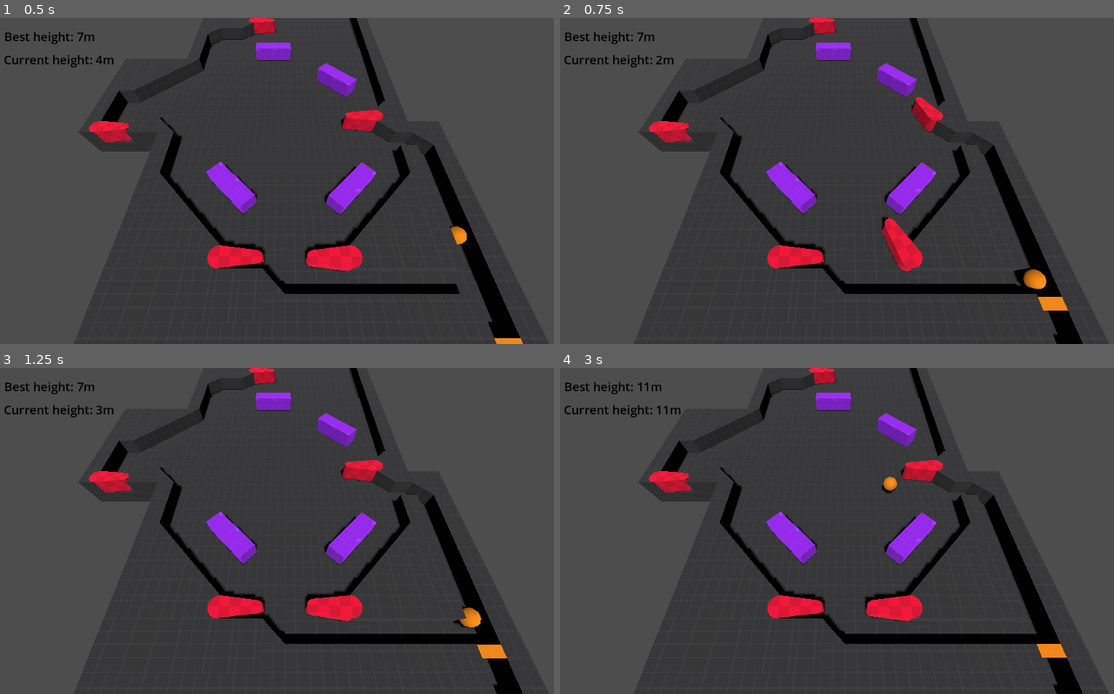
Above: before the commit, frames 1-4 (two rows, left to right).
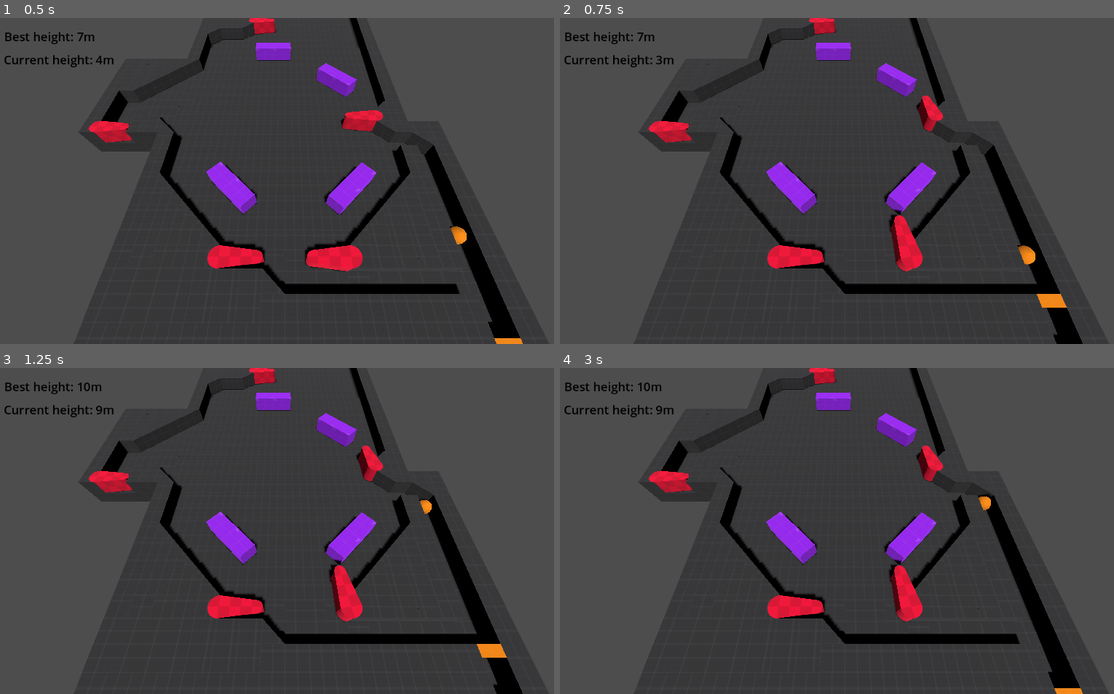
Above: after the commit, the same moments.

Repository: akashkatir/pin-boy
Game: Godot game, scene res://main.tscn
The game is run twice, just before and just after one commit, with the same random seed, the same clock (stepped at 60 frames per second) and the same inputs.
Inputs:
- Up to frame 1 (0.5 s): no input
- Up to frame 2 (0.75 s): hold D (right_flip) from 0.53 s (still down); hold Space (eject) from 0.53 s (still down)
- Up to frame 3 (1.25 s): keep holding D (right_flip); keep holding Space (eject)
- Up to frame 4 (3 s): release D (right_flip) at 1.28 s; release Space (eject) at 1.28 s; hold A (left_flip) 1.28-2.03 s; tap Space (eject) at 1.35, 2.85 s; hold Space (eject) 2.03-2.78 s; hold D (right_flip) from 2.03 s (still down)

Frame 1 is identical in both runs. In frame 2, 1.2% of the frame differs, in the area x 17-92%, y 12-90%; in frame 3, 1.7%; in frame 4, 2.1%, in the area x 15-95%, y 4-100%.

Commit message:
Change animation strategy for flippers.

Diff:
--- a/Map/flipper.gd
+++ b/Map/flipper.gd
@@ -1,28 +1,29 @@
 extends Node3D
 
-@export var invert = false;
+@export var right_flipper = false;
 # Time before a flip action can be pressed again and have an effect.
 @export var debounce_time = 0.4;
 
-var animation_name: String = "flip";
+var action_name: String = "left_flip"
+var animation_name: String = "left_flip";
 
 func _physics_process(_delta):
-	if Input.is_action_pressed("left_flip") and !invert:
+	if Input.is_action_just_pressed(action_name):
 		play_animation()
-	elif Input.is_action_just_pressed("right_flip") and invert:
-		play_animation()
+	if Input.is_action_just_released(action_name):
+		reset_animation()
 
 func play_animation() -> void:
-	if ($AnimationPlayer.is_playing() and
-		$AnimationPlayer.current_animation_position > debounce_time):
-		$AnimationPlayer.stop()
+	$AnimationPlayer.play(animation_name)
 
-	$AnimationPlayer.play(animation_name)
+func reset_animation() -> void:
+	$AnimationPlayer.play("RESET")
 
 # Called when the node enters the scene tree for the first time.
 func _ready() -> void:
-	if invert:
-		animation_name = "flip_inverted"
+	if right_flipper:
+		action_name = "right_flip"
+		animation_name = "right_flip"
 
 # Called every frame. 'delta' is the elapsed time since the previous frame.
 func _process(_delta: float) -> void:
--- a/Map/flipper.tscn
+++ b/Map/flipper.tscn
@@ -21,7 +21,8 @@
 
 [sub_resource type="Animation" id="Animation_0m63a"]
 resource_name = "flip"
-length = 1.25
+length = 0.06
+step = 0.02
 tracks/0/type = "value"
 tracks/0/imported = false
 tracks/0/enabled = true
@@ -29,15 +30,16 @@
 tracks/0/interp = 1
 tracks/0/loop_wrap = true
 tracks/0/keys = {
-"times": PackedFloat32Array(0, 0.133333, 1.23333),
-"transitions": PackedFloat32Array(1, 0.189465, 6.06286),
+"times": PackedFloat32Array(0, 0.06),
+"transitions": PackedFloat32Array(1, 0.203064),
 "update": 0,
-"values": [Vector3(0, 0, 0), Vector3(0, 1.39626, 0), Vector3(0, 0, 0)]
+"values": [Vector3(0, 0, 0), Vector3(0, 1.39626, 0)]
 }
 
 [sub_resource type="Animation" id="Animation_gf5mc"]
 resource_name = "flip_inverted"
-length = 1.25
+length = 0.06
+step = 0.02
 tracks/0/type = "value"
 tracks/0/imported = false
 tracks/0/enabled = true
@@ -45,17 +47,17 @@
 tracks/0/interp = 1
 tracks/0/loop_wrap = true
 tracks/0/keys = {
-"times": PackedFloat32Array(0, 0.133333, 1.23333),
-"transitions": PackedFloat32Array(1, 0.189465, 6.06286),
+"times": PackedFloat32Array(0, 0.06),
+"transitions": PackedFloat32Array(1, 0.203064),
 "update": 0,
-"values": [Vector3(0, 0, 0), Vector3(0, -1.39626, 0), Vector3(0, 0, 0)]
+"values": [Vector3(0, 0, 0), Vector3(0, -1.39626, 0)]
 }
 
 [sub_resource type="AnimationLibrary" id="AnimationLibrary_xs62g"]
 _data = {
 "RESET": SubResource("Animation_8vq6o"),
-"flip": SubResource("Animation_0m63a"),
-"flip_inverted": SubResource("Animation_gf5mc")
+"left_flip": SubResource("Animation_0m63a"),
+"right_flip": SubResource("Animation_gf5mc")
 }
 
 [sub_resource type="StandardMaterial3D" id="StandardMaterial3D_hb7ay"]
--- a/Map/map.tscn
+++ b/Map/map.tscn
@@ -36,14 +36,14 @@
 
 [node name="Flipper2" parent="." instance=ExtResource("3_4k4yx")]
 transform = Transform3D(-1, 0, 8.74228e-08, 0, 1, 0, -8.74228e-08, 0, -1, 3, 0.51, -1.5)
-invert = true
+right_flipper = true
 
 [node name="Flipper3" parent="." instance=ExtResource("3_4k4yx")]
 transform = Transform3D(1, 0, 0, 0, 1, 0, 0, 0, 1, -12, 0.51, -9.5)
 
 [node name="Flipper4" parent="." instance=ExtResource("3_4k4yx")]
 transform = Transform3D(-1, 0, 8.74228e-08, 0, 1, 0, -8.74228e-08, 0, -1, 6, 0.51, -10.5)
-invert = true
+right_flipper = true
 
 [node name="Flipper5" parent="." instance=ExtResource("3_4k4yx")]
 transform = Transform3D(1, 0, 0, 0, 1, 0, 0, 0, 1, -3, 0.51, -23.5)
--- a/Map/piston.gd
+++ b/Map/piston.gd
@@ -11,7 +11,7 @@
 	pass
 
 func _physics_process(_delta: float) -> void:
-	if Input.is_action_pressed("eject"):
+	if Input.is_action_just_pressed("eject"):
 		$AnimationPlayer.play("fire")
-	elif Input.is_action_just_released("right_flip"):
-		$AnimationPlayer.stop()
+	elif Input.is_action_just_released("eject"):
+		$AnimationPlayer.play("RESET")
--- a/Map/piston.tscn
+++ b/Map/piston.tscn
@@ -5,7 +5,7 @@
 
 [sub_resource type="Animation" id="Animation_rorqj"]
 resource_name = "fire"
-length = 0.25
+length = 0.08
 step = 0.02
 tracks/0/type = "value"
 tracks/0/imported = false
@@ -14,10 +14,10 @@
 tracks/0/interp = 1
 tracks/0/loop_wrap = true
 tracks/0/keys = {
-"times": PackedFloat32Array(0, 0.08, 0.24),
-"transitions": PackedFloat32Array(4.5948, 3.24901, 1),
+"times": PackedFloat32Array(0, 0.08),
+"transitions": PackedFloat32Array(4.5948, 3.24901),
 "update": 0,
-"values": [Vector3(0, 0, 0), Vector3(0, 0, -1.5), Vector3(0, 0, 0)]
+"values": [Vector3(0, 0, 0), Vector3(0, 0, -1.5)]
 }
 
 [sub_resource type="Animation" id="Animation_cklch"]
